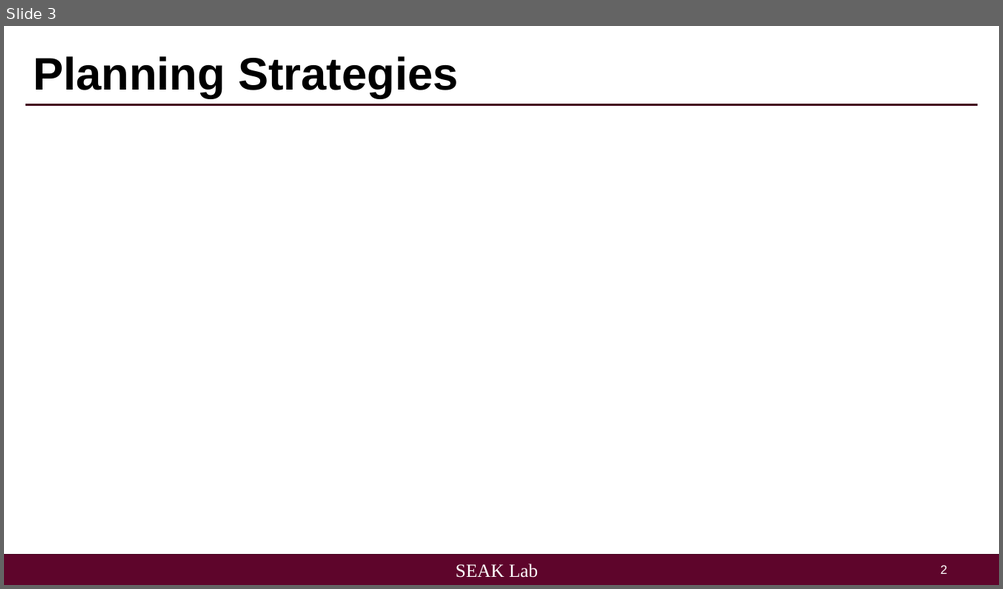
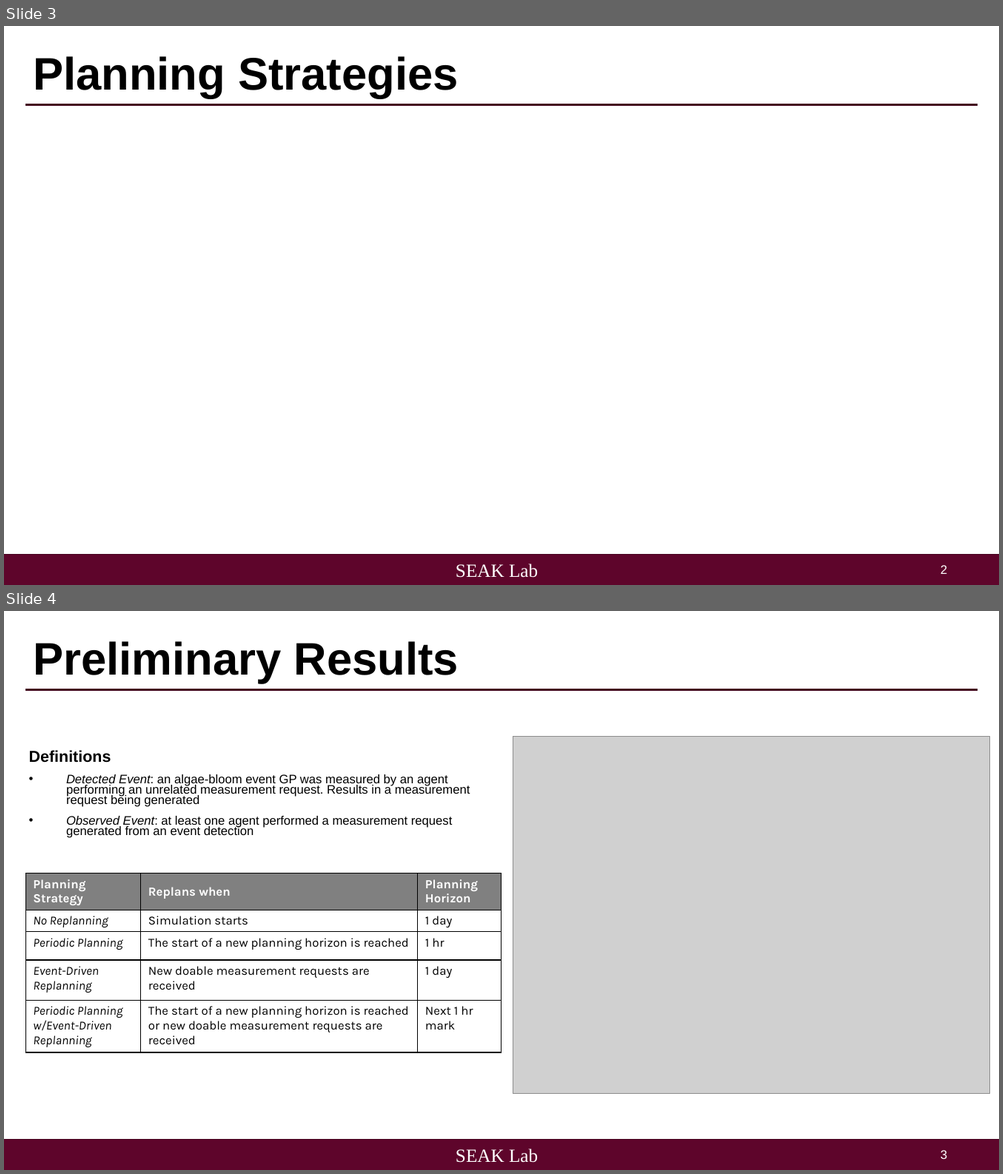
Before and after one commit to seakers/3dchess, a slide deck: chess3d/docs/slides/reduced_scenario_2.pptx. Shown one above the other, each under a label of ours: slide 3 before the commit, slides 3 and 4 after it. The pictures are 1003x589 and 1003x1174 pixels, drawn with LibreOffice and Linux fonts; fonts in the diff are those of the drawing; grey boxes stand for pictures; background and template pictures are left out. Boxes give left, top, right and bottom in pixels: in the first picture for what was removed or moved away, otherwise in the second. Text is boxed around its words. In the diff, an @@ line names an element or a change of style, - is before the commit and + after.

Commit message:
environment checks for access times during measurements

```diff
--- a/chess3d/docs/slides/reduced_scenario_2.pptx
+++ b/chess3d/docs/slides/reduced_scenario_2.pptx
@@ slide 4 added at [4,611,999,1170], background #FFFFFF; not listed: 4 template elements that a slide beside it also shows @@
@@ title added at [33,641,458,683], 44 pt, text #000000, bold @@
+Preliminary Results
@@ picture added at [513,736,990,1093] @@
@@ text added at [29,750,470,838], 11.9 pt, text #000000 @@
+Definitions
+• Detected Event: an algae-bloom event GP was measured by an agent performing an unrelated measurement request. Results in a measurement request being generated
+• Observed Event: at least one agent performed a measurement request generated from an event detection
@@ table added at [25,874,501,1054], 5 rows, 3 columns @@
+Planning Strategy | Replans when | Planning Horizon
+No Replanning | Simulation starts | 1 day
+Periodic Planning | The start of a new planning horizon is reached | 1 hr
+Event-Driven Replanning | New doable measurement requests are received | 1 day
+Periodic Planning / w/Event-Driven Replanning | The start of a new planning horizon is reached / or new doable measurement requests are received | Next 1 hr mark
```
Also in this commit, not shown: 2 other slides added, 1 slide removed, 21 other files.
